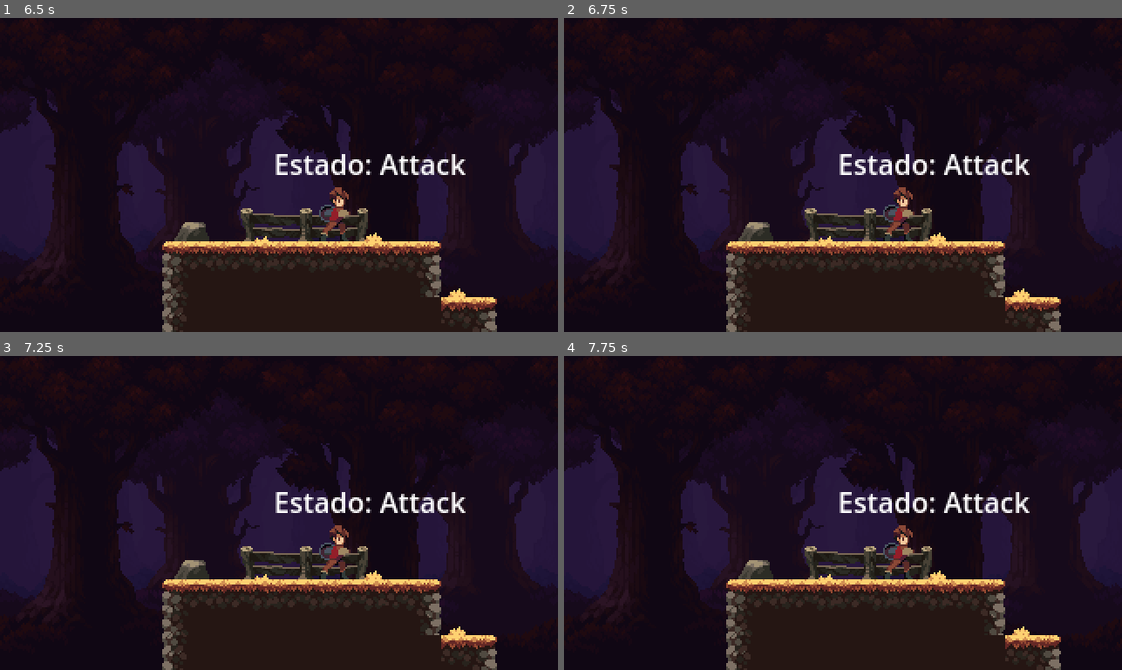
Above: before the commit, frames 1-4 (two rows, left to right).
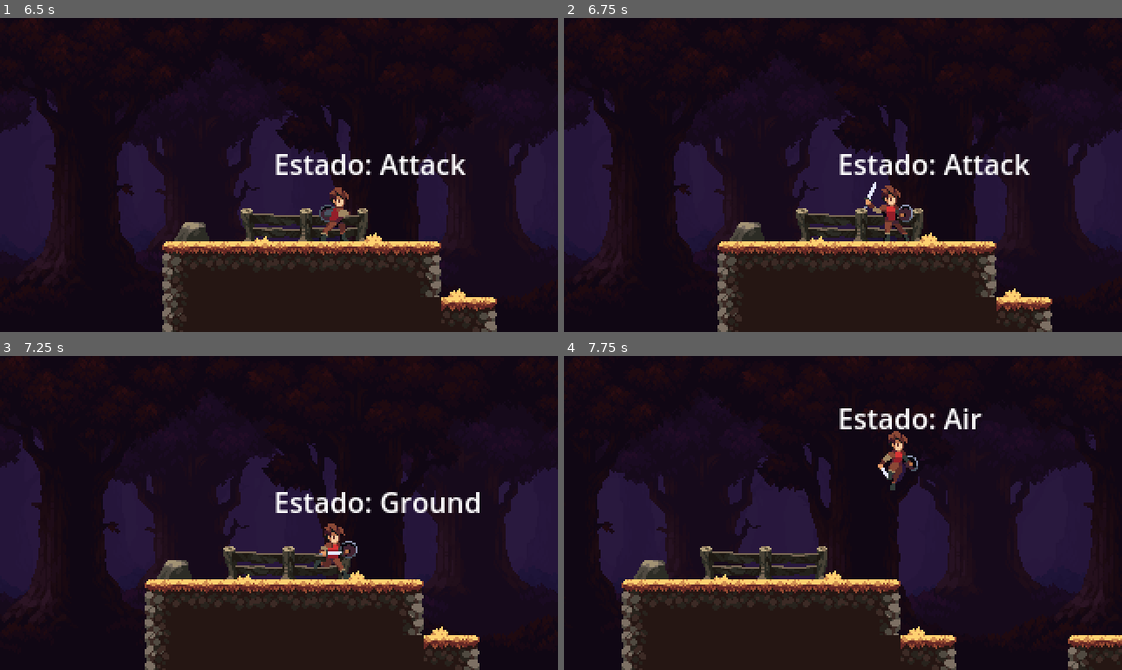
Above: after the commit, the same moments.

Repository: GabrielLuizNasci/DawnForest--Godot4
Game: Godot game, scene res://scenes/management/level.tscn
Same seed, same stepped clock (60 frames per second), same inputs: the game is played once before the commit and once after it. This scene is started directly instead of the project's main scene.
Inputs:
- Up to frame 1 (6.5 s): hold Z (ataque) 0.53-1.28 s; hold Right (direita) 0.53-2.03 s; tap W (salto) at 0.77, 0.8, 1.07, 1.35, 1.52, 1.82, 3.02, 3.32, 3.77, 3.8, 4.07, 4.35, 4.52, 4.82, 6.02, 6.32 s; tap Z (ataque) at 1.55, 2.85, 4.55, 5.85 s; hold W (salto) 2.03-2.78 s; hold A (esquerda) 2.03-4.28 s; tap S (agachamento) at 2.1, 5.1 s; hold Z (ataque) 3.53-4.28 s; hold Right (direita) from 4.28 s (still down); hold W (salto) 5.03-5.78 s
- Up to frame 2 (6.75 s): keep holding Right (direita); hold Z (ataque) from 6.53 s (still down)
- Up to frame 3 (7.25 s): keep holding Right (direita); keep holding Z (ataque); tap W (salto) at 6.77, 6.8, 7.07 s
- Up to frame 4 (7.75 s): keep holding Right (direita); release Z (ataque) at 7.28 s; tap W (salto) at 7.35, 7.52 s; tap Z (ataque) at 7.55 s

Frame 1 is identical in both runs. In frame 2, 8.9% of the frame differs, in the area x 0-100%, y 0-100%; in frame 3, 13%; in frame 4, 33%.
Error before the commit: Invalid assignment of property or key 'disabled' with value of type 'bool' on a base object of type 'null instance'. (res://scripts/player/personagem.gd:76)

Commit message:
Criação da State Machine de Ataque

Diff:
--- a/scenes/jogador/personagem.tscn
+++ b/scenes/jogador/personagem.tscn
@@ -8,6 +8,7 @@
 [ext_resource type="Script" path="res://scripts/player/landingState.gd" id="6_14cor"]
 [ext_resource type="Script" path="res://scripts/player/nomeEstados.gd" id="7_beyfo"]
 [ext_resource type="Script" path="res://scripts/player/attackState.gd" id="7_tt3ds"]
+[ext_resource type="Script" path="res://scripts/player/espada.gd" id="9_1yuin"]
 
 [sub_resource type="RectangleShape2D" id="RectangleShape2D_mae5k"]
 size = Vector2(17, 32)
@@ -62,6 +63,21 @@
 "update": 1,
 "values": [ExtResource("2_et11b")]
 }
+tracks/4/type = "value"
+tracks/4/imported = false
+tracks/4/enabled = true
+tracks/4/path = NodePath("Espada/CollisionShape2D:disabled")
+tracks/4/interp = 1
+tracks/4/loop_wrap = true
+tracks/4/keys = {
+"times": PackedFloat32Array(0),
+"transitions": PackedFloat32Array(1),
+"update": 1,
+"values": [false]
+}
+
+[sub_resource type="RectangleShape2D" id="RectangleShape2D_hv2tn"]
+size = Vector2(37, 15)
 
 [sub_resource type="Animation" id="Animation_nyvg2"]
 resource_name = "ataque1"
@@ -114,6 +130,54 @@
 "update": 1,
 "values": [9, 9, 9, 9, 9, 10, 11, 12, 13]
 }
+tracks/4/type = "value"
+tracks/4/imported = false
+tracks/4/enabled = true
+tracks/4/path = NodePath("Espada/CollisionShape2D:shape")
+tracks/4/interp = 1
+tracks/4/loop_wrap = true
+tracks/4/keys = {
+"times": PackedFloat32Array(0.3),
+"transitions": PackedFloat32Array(1),
+"update": 1,
+"values": [SubResource("RectangleShape2D_hv2tn")]
+}
+tracks/5/type = "value"
+tracks/5/imported = false
+tracks/5/enabled = true
+tracks/5/path = NodePath("Espada/CollisionShape2D:position")
+tracks/5/interp = 1
+tracks/5/loop_wrap = true
+tracks/5/keys = {
+"times": PackedFloat32Array(0.3),
+"transitions": PackedFloat32Array(1),
+"update": 0,
+"values": [Vector2(5, 5.5)]
+}
+tracks/6/type = "value"
+tracks/6/imported = false
+tracks/6/enabled = true
+tracks/6/path = NodePath("Espada/CollisionShape2D:scale")
+tracks/6/interp = 1
+tracks/6/loop_wrap = true
+tracks/6/keys = {
+"times": PackedFloat32Array(0.3),
+"transitions": PackedFloat32Array(1),
+"update": 0,
+"values": [Vector2(1, 1)]
+}
+tracks/7/type = "value"
+tracks/7/imported = false
+tracks/7/enabled = true
+tracks/7/path = NodePath("Espada/CollisionShape2D:disabled")
+tracks/7/interp = 1
+tracks/7/loop_wrap = true
+tracks/7/keys = {
+"times": PackedFloat32Array(0, 0.3, 0.4),
+"transitions": PackedFloat32Array(1, 1, 1),
+"update": 1,
+"values": [true, false, true]
+}
 
 [sub_resource type="Animation" id="Animation_ac1rq"]
 resource_name = "ataque2"
@@ -165,6 +229,54 @@
 "transitions": PackedFloat32Array(1, 1, 1),
 "update": 1,
 "values": [13, 14, 15]
+}
+tracks/4/type = "value"
+tracks/4/imported = false
+tracks/4/enabled = true
+tracks/4/path = NodePath("Espada/CollisionShape2D:shape")
+tracks/4/interp = 1
+tracks/4/loop_wrap = true
+tracks/4/keys = {
+"times": PackedFloat32Array(0.133333),
+"transitions": PackedFloat32Array(1),
+"update": 1,
+"values": [SubResource("RectangleShape2D_hv2tn")]
+}
+tracks/5/type = "value"
+tracks/5/imported = false
+tracks/5/enabled = true
+tracks/5/path = NodePath("Espada/CollisionShape2D:position")
+tracks/5/interp = 1
+tracks/5/loop_wrap = true
+tracks/5/keys = {
+"times": PackedFloat32Array(0.133333),
+"transitions": PackedFloat32Array(1),
+"update": 0,
+"values": [Vector2(1.5, 12.5)]
+}
+tracks/6/type = "value"
+tracks/6/imported = false
+tracks/6/enabled = true
+tracks/6/path = NodePath("Espada/CollisionShape2D:scale")
+tracks/6/interp = 1
+tracks/6/loop_wrap = true
+tracks/6/keys = {
+"times": PackedFloat32Array(0.133333),
+"transitions": PackedFloat32Array(1),
+"update": 0,
+"values": [Vector2(1, 1)]
+}
+tracks/7/type = "value"
+tracks/7/imported = false
+tracks/7/enabled = true
+tracks/7/path = NodePath("Espada/CollisionShape2D:disabled")
+tracks/7/interp = 1
+tracks/7/loop_wrap = true
+tracks/7/keys = {
+"times": PackedFloat32Array(0, 0.133333, 0.3),
+"transitions": PackedFloat32Array(1, 1, 1),
+"update": 1,
+"values": [true, false, true]
 }
 
 [sub_resource type="Animation" id="Animation_yry6m"]
@@ -497,6 +609,15 @@
 "salto_duplo": SubResource("Animation_nghqf")
 }
 
+[sub_resource type="AnimationNodeAnimation" id="AnimationNodeAnimation_x2j7i"]
+animation = &"ataque1"
+
+[sub_resource type="AnimationNodeAnimation" id="AnimationNodeAnimation_1gpqt"]
+animation = &"ataque2"
+
+[sub_resource type="AnimationNodeAnimation" id="AnimationNodeAnimation_jb2ew"]
+animation = &"aterrissar"
+
 [sub_resource type="AnimationNodeAnimation" id="AnimationNodeAnimation_b5sxl"]
 animation = &"idle"
 
@@ -515,15 +636,6 @@
 blend_point_2/pos = -1.0
 blend_mode = 1
 
-[sub_resource type="AnimationNodeAnimation" id="AnimationNodeAnimation_x2j7i"]
-animation = &"ataque1"
-
-[sub_resource type="AnimationNodeAnimation" id="AnimationNodeAnimation_1gpqt"]
-animation = &"ataque2"
-
-[sub_resource type="AnimationNodeAnimation" id="AnimationNodeAnimation_jb2ew"]
-animation = &"aterrissar"
-
 [sub_resource type="AnimationNodeAnimation" id="AnimationNodeAnimation_vf1mm"]
 animation = &"queda"
 
@@ -561,8 +673,6 @@
 
 [sub_resource type="AnimationNodeStateMachine" id="AnimationNodeStateMachine_73avw"]
 states/End/position = Vector2(742, 114)
-states/Mover/node = SubResource("AnimationNodeBlendSpace1D_i2icx")
-states/Mover/position = Vector2(358, 114)
 states/Start/position = Vector2(198, 114)
 states/ataque1/node = SubResource("AnimationNodeAnimation_x2j7i")
 states/ataque1/position = Vector2(358, 197.84)
@@ -570,14 +680,16 @@
 states/ataque2/position = Vector2(533, 197.84)
 states/aterrissar/node = SubResource("AnimationNodeAnimation_jb2ew")
 states/aterrissar/position = Vector2(547, 114)
+states/mover/node = SubResource("AnimationNodeBlendSpace1D_i2icx")
+states/mover/position = Vector2(358, 114)
 states/queda/node = SubResource("AnimationNodeAnimation_vf1mm")
 states/queda/position = Vector2(533, 32)
 states/salto/node = SubResource("AnimationNodeAnimation_mrqbw")
 states/salto/position = Vector2(358, -3)
 states/salto_duplo/node = SubResource("AnimationNodeAnimation_3y52r")
 states/salto_duplo/position = Vector2(473, -65.8402)
-transitions = ["Start", "Mover", SubResource("AnimationNodeStateMachineTransition_bmpei"), "Mover", "salto", SubResource("AnimationNodeStateMachineTransition_y3irn"), "salto", "queda", SubResource("AnimationNodeStateMachineTransition_acbpc"), "queda", "aterrissar", SubResource("AnimationNodeStateMachineTransition_0dhl1"), "aterrissar", "Mover", SubResource("AnimationNodeStateMachineTransition_8548u"), "salto", "salto_duplo", SubResource("AnimationNodeStateMachineTransition_1mwh6"), "salto_duplo", "queda", SubResource("AnimationNodeStateMachineTransition_dtbl8"), "Mover", "ataque1", SubResource("AnimationNodeStateMachineTransition_c8efe"), "ataque1", "ataque2", SubResource("AnimationNodeStateMachineTransition_mrfv1"), "ataque1", "Mover", SubResource("AnimationNodeStateMachineTransition_vay7n"), "ataque2", "Mover", SubResource("AnimationNodeStateMachineTransition_4gx7g")]
-graph_offset = Vector2(0, 29.8401)
+transitions = ["Start", "mover", SubResource("AnimationNodeStateMachineTransition_bmpei"), "mover", "salto", SubResource("AnimationNodeStateMachineTransition_y3irn"), "salto", "queda", SubResource("AnimationNodeStateMachineTransition_acbpc"), "queda", "aterrissar", SubResource("AnimationNodeStateMachineTransition_0dhl1"), "aterrissar", "mover", SubResource("AnimationNodeStateMachineTransition_8548u"), "salto", "salto_duplo", SubResource("AnimationNodeStateMachineTransition_1mwh6"), "salto_duplo", "queda", SubResource("AnimationNodeStateMachineTransition_dtbl8"), "mover", "ataque1", SubResource("AnimationNodeStateMachineTransition_c8efe"), "ataque1", "ataque2", SubResource("AnimationNodeStateMachineTransition_mrfv1"), "ataque1", "mover", SubResource("AnimationNodeStateMachineTransition_vay7n"), "ataque2", "mover", SubResource("AnimationNodeStateMachineTransition_4gx7g")]
+graph_offset = Vector2(0, 9.55321)
 
 [node name="CharacterBody2D" type="CharacterBody2D"]
 script = ExtResource("1_akeik")
@@ -612,7 +724,7 @@
 [node name="AnimationTree" type="AnimationTree" parent="."]
 tree_root = SubResource("AnimationNodeStateMachine_73avw")
 anim_player = NodePath("../AnimationPlayer")
-parameters/Mover/blend_position = -0.395137
+parameters/mover/blend_position = -0.395137
 
 [node name="CharacterStateMachine" type="Node" parent="." node_paths=PackedStringArray("character", "animation_tree", "current_state")]
 script = ExtResource("3_ppxhp")
@@ -634,9 +746,14 @@
 ground_state = NodePath("../Ground")
 can_move = false
 
-[node name="Attack" type="Node" parent="CharacterStateMachine"]
+[node name="Attack" type="Node" parent="CharacterStateMachine" node_paths=PackedStringArray("return_state")]
 script = ExtResource("7_tt3ds")
+return_state = NodePath("../Ground")
 can_move = false
+
+[node name="Timer" type="Timer" parent="CharacterStateMachine/Attack"]
+wait_time = 0.3
+one_shot = true
 
 [node name="NomeEstados" type="Label" parent="." node_paths=PackedStringArray("state_machine")]
 offset_left = -35.0
@@ -647,6 +764,15 @@
 script = ExtResource("7_beyfo")
 state_machine = NodePath("../CharacterStateMachine")
 
+[node name="Espada" type="Area2D" parent="."]
+script = ExtResource("9_1yuin")
+
+[node name="CollisionShape2D" type="CollisionShape2D" parent="Espada"]
+position = Vector2(1.5, 12.5)
+shape = SubResource("RectangleShape2D_hv2tn")
+
 [connection signal="timeout" from="DamageCooldown" to="." method="_on_damage_cooldown_timeout"]
 [connection signal="timeout" from="AttackCooldown" to="." method="_on_attack_cooldown_timeout"]
 [connection signal="animation_finished" from="AnimationTree" to="CharacterStateMachine/Landing" method="_on_animation_tree_animation_finished"]
+[connection signal="animation_finished" from="AnimationTree" to="CharacterStateMachine/Attack" method="_on_animation_tree_animation_finished"]
+[connection signal="body_entered" from="Espada" to="Espada" method="_on_body_entered"]
--- a/scripts/player/attackState.gd
+++ b/scripts/player/attackState.gd
@@ -2,6 +2,13 @@
 
 class_name AttackState
 
+@export var return_state: State
+@export var animacao_retorno: String = "mover"
+@export var ataque1_nome: String = "ataque1"
+@export var ataque2_nome: String = "ataque2"
+@export var node_ataque2: String = "ataque2"
+
+@onready var timer: Timer = $Timer
 
 # Called when the node enters the scene tree for the first time.
 func _ready():
@@ -11,3 +18,20 @@
 # Called every frame. 'delta' is the elapsed time since the previous frame.
 func _process(delta):
 	pass
+
+
+func state_input(event: InputEvent):
+	if(event.is_action_pressed("ataque")):
+		timer.start()
+
+func _on_animation_tree_animation_finished(anim_name):
+	if(anim_name == ataque1_nome):
+		if(timer.is_stopped()):
+			next_state = return_state
+			playback.travel(animacao_retorno)
+		else:
+			playback.travel(node_ataque2)
+
+	if(anim_name == ataque2_nome):
+		next_state = return_state
+		playback.travel(animacao_retorno)
--- /dev/null
+++ b/scripts/player/espada.gd
@@ -0,0 +1,15 @@
+extends Area2D
+
+
+# Called when the node enters the scene tree for the first time.
+func _ready():
+	pass # Replace with function body.
+
+
+# Called every frame. 'delta' is the elapsed time since the previous frame.
+func _process(delta):
+	pass
+
+
+func _on_body_entered(body):
+	print(body.name)
--- a/scripts/player/personagem.gd
+++ b/scripts/player/personagem.gd
@@ -30,7 +30,7 @@
 	animation_tree.active = true
 
 func _process(_delta):
-	animation_tree.set("parameters/Mover/blend_position", direcao_input.x)
+	animation_tree.set("parameters/mover/blend_position", direcao_input.x)
 	direcao_input = Input.get_vector("esquerda","direita","salto","agachamento")
 
 	if(direcao_input.length() > 0):
@@ -53,9 +53,6 @@
 
 	move_and_slide()
 
-	if(Input.is_action_just_pressed("ataque")):
-		controle_ataque()
-
 	if(saude <= 0):
 		player_vivo = false
 		saude = 0
@@ -68,13 +65,6 @@
 		velocity.x = input_direction * speed
 	else:
 		velocity.x = move_toward(velocity.x, 0, speed)
-
-func controle_ataque():
-
-	global.jogador_atacando = true
-	ataque_em_andamento = true
-	$AnimatedSprite2D/AreaAtaque/ColisaoAtaque.disabled = false
-	$AttackCooldown.start()
 
 func gravity(delta: float) -> void:
 	# Add the gravity.
Not shown: 1 places in scenes/jogador/personagem.tscn that only renumber resources
